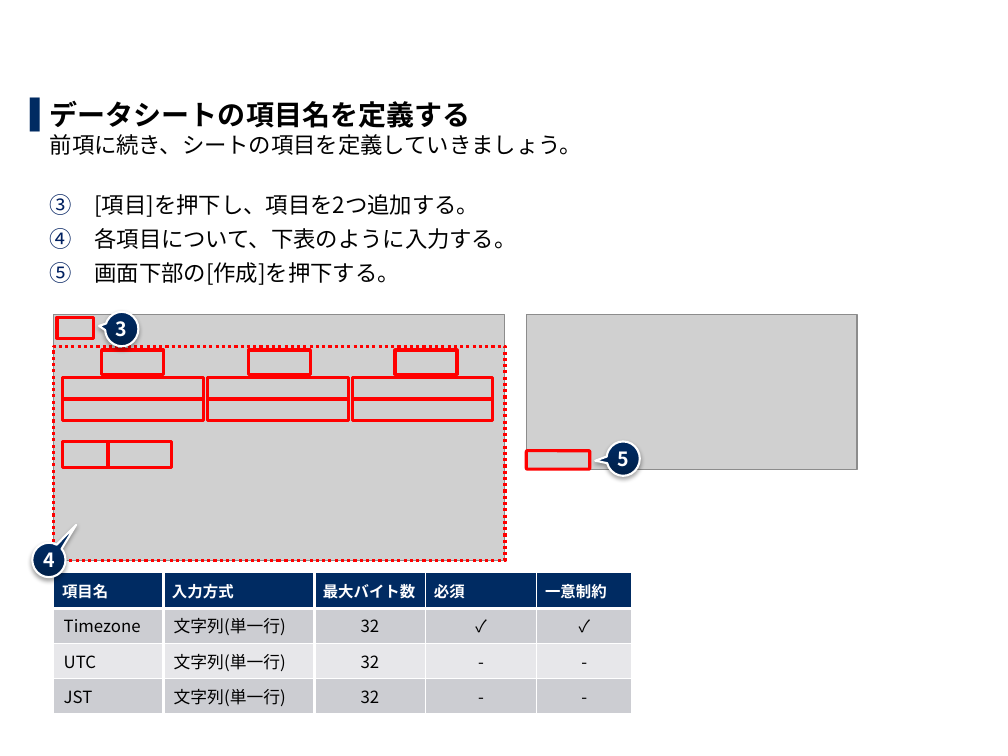
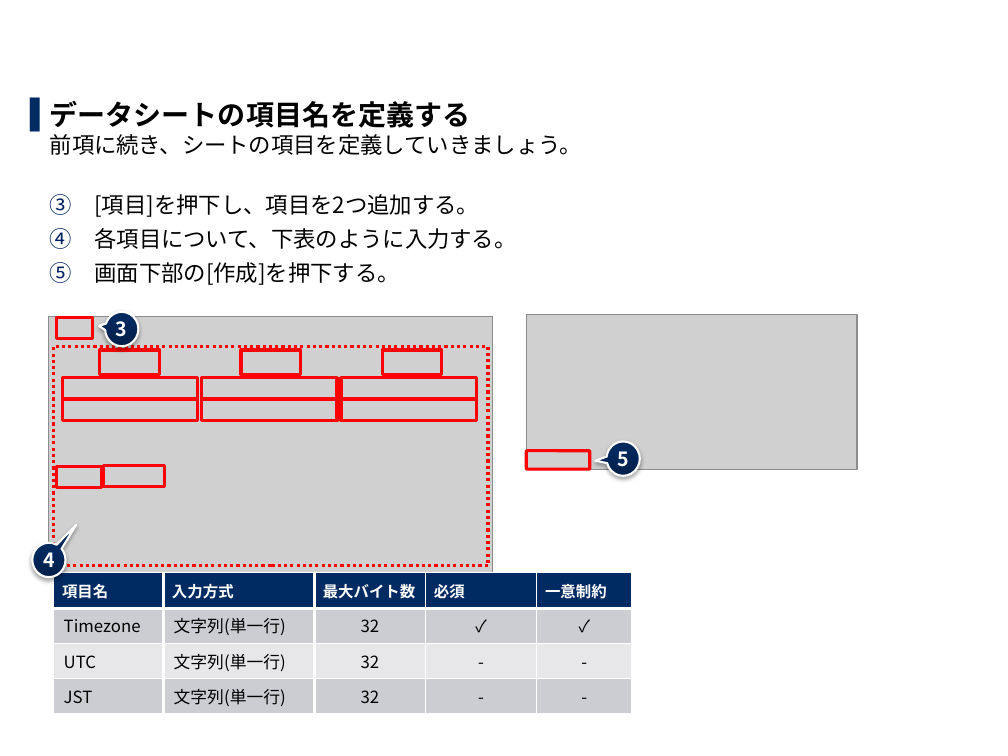
Before and after one commit to exastro-suite/it-automation-docs, a slide deck: slide 21 of asset/Learn_ja/ITA-hg-ps_practice_ja.pptx. Drawn at 1008x756 pixels with LibreOffice and Linux fonts; fonts in the diff are those of the drawing; grey boxes stand for pictures; background and template pictures are left out. Boxes give left, top, right and bottom in pixels: in the first picture for what was removed or moved away, otherwise in the second. Text is boxed around its words. In the diff, an @@ line names an element or a change of style, - is before the commit and + after.

```diff
--- a/asset/Learn_ja/ITA-hg-ps_practice_ja.pptx
+++ b/asset/Learn_ja/ITA-hg-ps_practice_ja.pptx
@@ picture: place and size @@
-picture at (53,314,505,560)
+picture at (49,317,493,578)
@@ rectangle: place and size @@
-rectangle at (53,347,505,561)
+rectangle at (53,347,488,566)
@@ rectangle: place and size @@
-rectangle at (102,350,164,374)
+rectangle at (100,350,159,374)
@@ rectangle: place and size @@
-rectangle at (248,350,310,374)
+rectangle at (241,350,300,374)
@@ rectangle: place and size @@
-rectangle at (395,350,458,374)
+rectangle at (382,350,442,374)
@@ rectangle: place and size @@
-rectangle at (62,378,204,400)
+rectangle at (62,378,198,400)
@@ rectangle: place and size @@
-rectangle at (208,378,349,400)
+rectangle at (202,378,337,400)
@@ rectangle: place and size @@
-rectangle at (352,378,493,400)
+rectangle at (341,378,476,400)
@@ rectangle: place and size @@
-rectangle at (62,399,204,421)
+rectangle at (62,399,198,421)
@@ rectangle: place and size @@
-rectangle at (208,399,349,421)
+rectangle at (202,399,337,421)
@@ rectangle: place and size @@
-rectangle at (352,399,493,421)
+rectangle at (341,399,476,421)
@@ rectangle: place and size @@
-rectangle at (62,442,108,467)
+rectangle at (56,467,102,487)
@@ rectangle: place and size @@
-rectangle at (108,442,171,467)
+rectangle at (104,466,165,487)
```
Also in this commit, not shown: 10 other slides changed, 1 other file.
